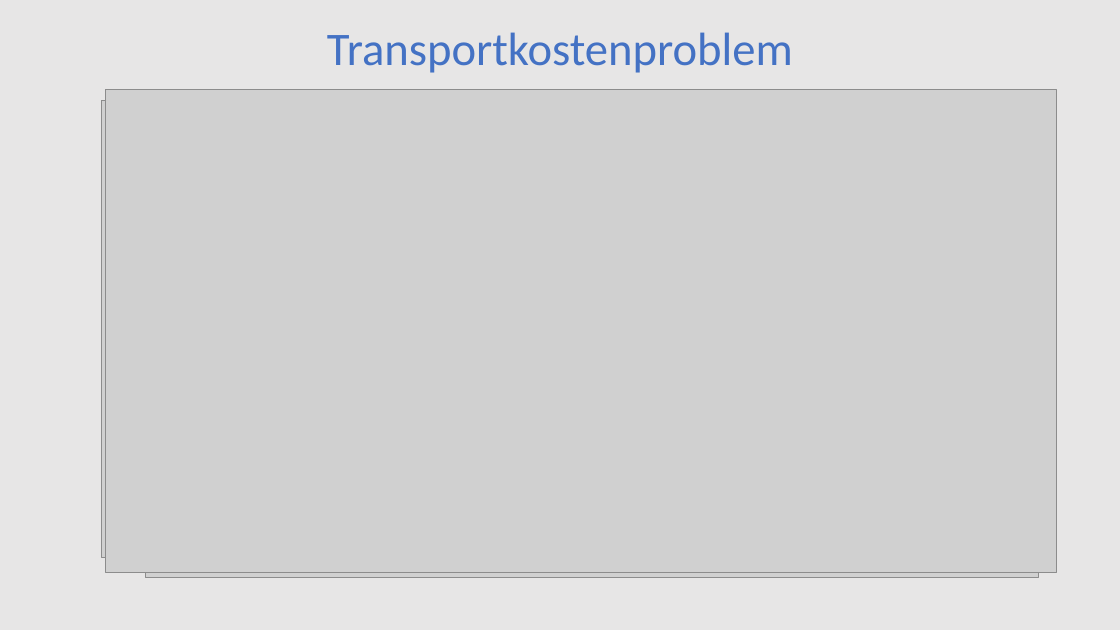
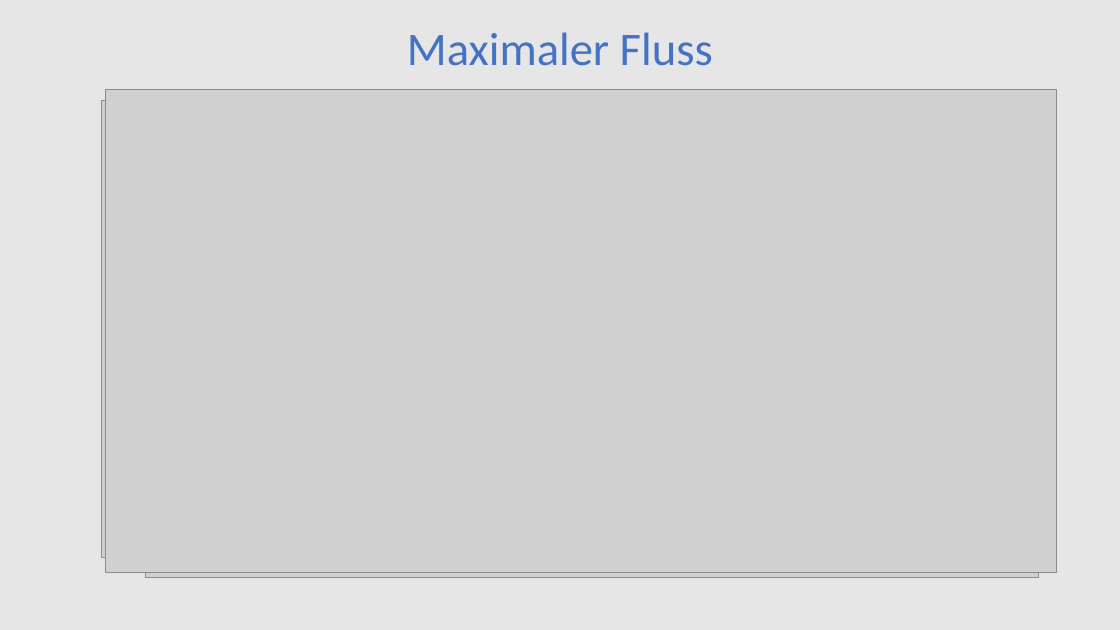
Before and after one commit to DerAlexx/Angewandte-Mathematik, a slide deck: slide 20 of Praktikum_6/Abgabe 6.pptx. Drawn at 1120x630 pixels with LibreOffice and Linux fonts; fonts in the diff are those of the drawing; grey boxes stand for pictures. Boxes give left, top, right and bottom in pixels: in the first picture for what was removed or moved away, otherwise in the second. Text is boxed around its words. In the diff, an @@ line names an element or a change of style, - is before the commit and + after.

```diff
--- a/Praktikum_6/Abgabe 6.pptx
+++ b/Praktikum_6/Abgabe 6.pptx
@@ title at [407,32,713,66]: text changed @@
-Transportkostenproblem
+Maximaler Fluss
```
Also in this commit, not shown: 3 other slides changed, 2 slides added, 2 slides removed.
